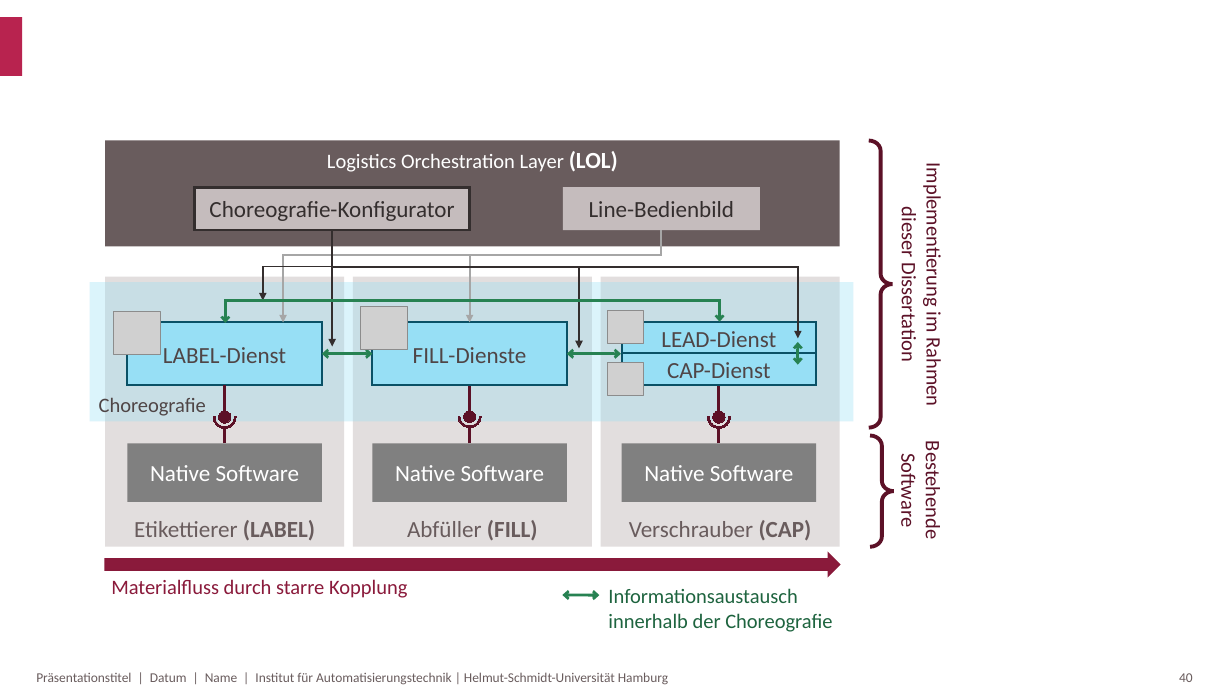
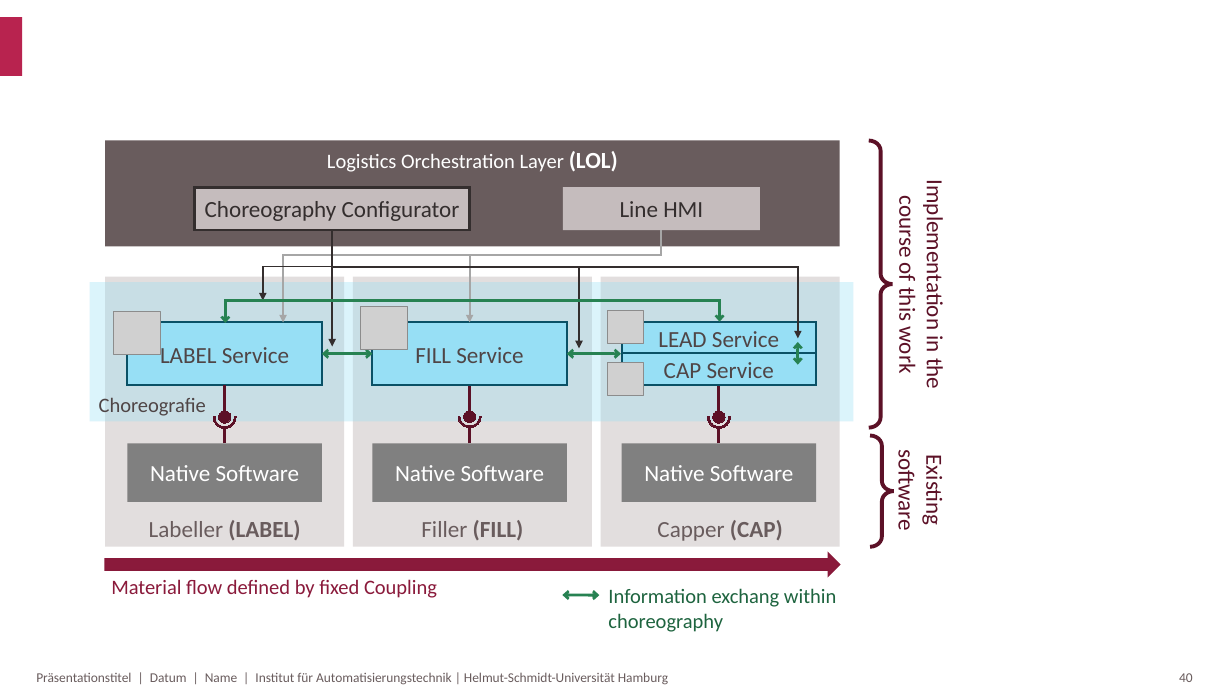
Before and after one commit to Blumi102/MTP4Logistics, a slide deck: slide 41 of Images/Abbildungen.pptx. Drawn at 1232x693 pixels with LibreOffice and Linux fonts; fonts in the diff are those of the drawing; grey boxes stand for pictures; background and template pictures are left out. Boxes give left, top, right and bottom in pixels: in the first picture for what was removed or moved away, otherwise in the second. Text is boxed around its words. In the diff, an @@ line names an element or a change of style, - is before the commit and + after.

```diff
--- a/Images/Abbildungen.pptx
+++ b/Images/Abbildungen.pptx
@@ rectangle added at (90,134,951,640), fill #FFFFFF @@
@@ text in rectangle at (205,201,460,221): text changed @@
-Choreografie-Konfigurator
+Choreography Configurator
@@ text in rectangle at (620,201,703,217): text changed @@
-Line-Bedienbild
+Line HMI
@@ text at (893,195,949,388): text changed; size 16 to 18 pt @@
-Implementierung im Rahmen dieser Dissertation
+Implementation in the course of this work
@@ text in rectangle at (160,343,289,363): text changed @@
-LABEL-Dienst
+LABEL Service
@@ text in rectangle at (415,347,523,363): text changed @@
-FILL-Dienste
+FILL Service
@@ text in rectangle at (658,331,779,354): text changed @@
-LEAD-Dienst
+LEAD Service
@@ text in rectangle at (664,362,774,385): text changed @@
-CAP-Dienst
+CAP Service
@@ text at (893,457,948,529): text changed; size 16 to 18 pt @@
-Bestehende Software
+Existing software
@@ text in rectangle at (149,520,300,540): text changed @@
-Etikettierer (LABEL)
+Labeller (LABEL)
@@ text in rectangle at (421,520,524,540): text changed @@
-Abfüller (FILL)
+Filler (FILL)
@@ text in rectangle at (657,520,783,541): text changed @@
-Verschrauber (CAP)
+Capper (CAP)
@@ text at (111,579,437,598): text changed @@
-Materialfluss durch starre Kopplung
+Material flow defined by fixed Coupling
@@ text at (608,588,836,632): text changed @@
-Informationsaustausch innerhalb der Choreografie
+Information exchang within choreography
```
Also in this commit, not shown: 4 other slides changed, 35 other files.
